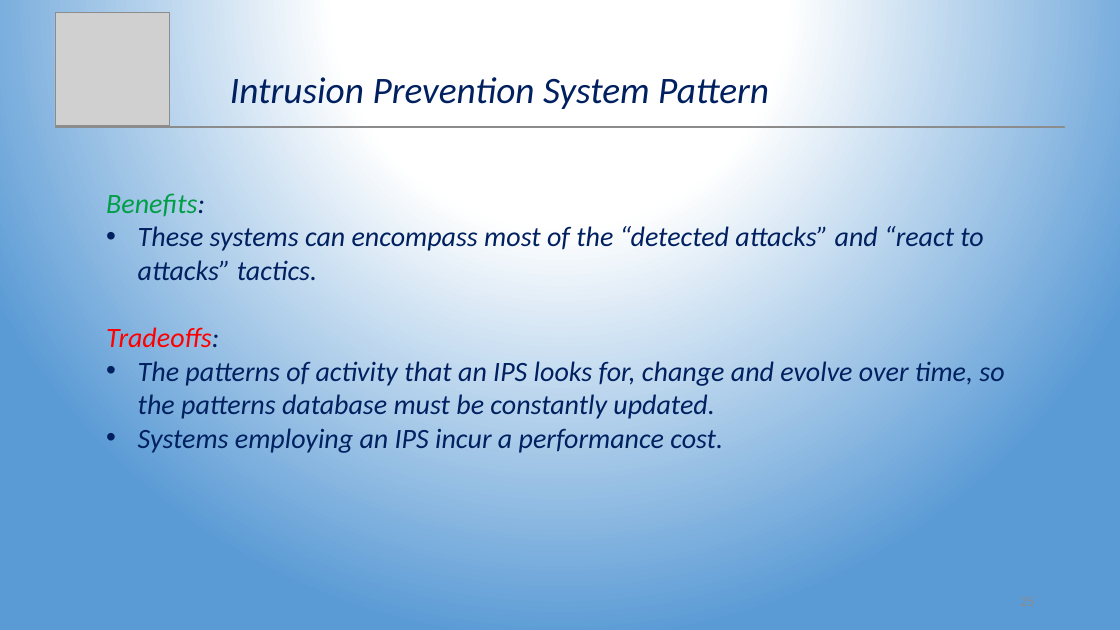
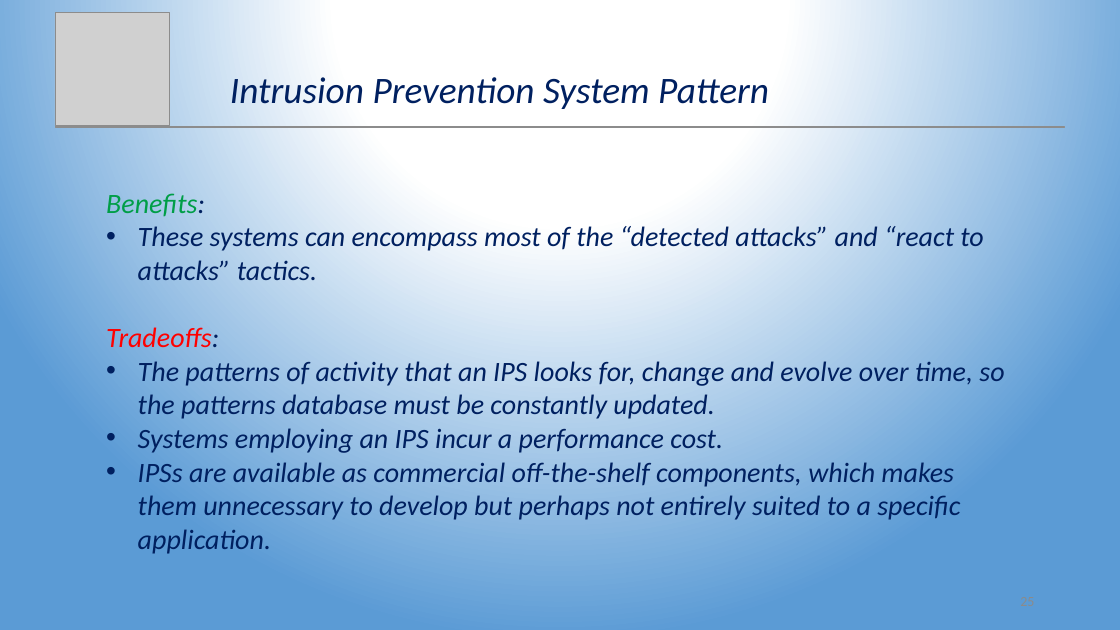
Before and after one commit to Wonderjack996/unimib-software-architecture, a slide deck: slide 25 of Approfondimento - Security/Presentazione - Savazzi - Alex - Assirelli.pptx. Drawn at 1120x630 pixels with LibreOffice and Linux fonts; fonts in the diff are those of the drawing; grey boxes stand for pictures. Boxes give left, top, right and bottom in pixels: in the first picture for what was removed or moved away, otherwise in the second. Text is boxed around its words. In the diff, an @@ line names an element or a change of style, - is before the commit and + after.

```diff
--- a/Approfondimento - Security/Presentazione - Savazzi - Alex - Assirelli.pptx
+++ b/Approfondimento - Security/Presentazione - Savazzi - Alex - Assirelli.pptx
@@ text at (x1=138, y1=462, x2=960, y2=554): paragraph added @@
+• IPSs are available as commercial off-the-shelf components, which makes them unnecessary to develop but perhaps not entirely suited to a specific application.
```
